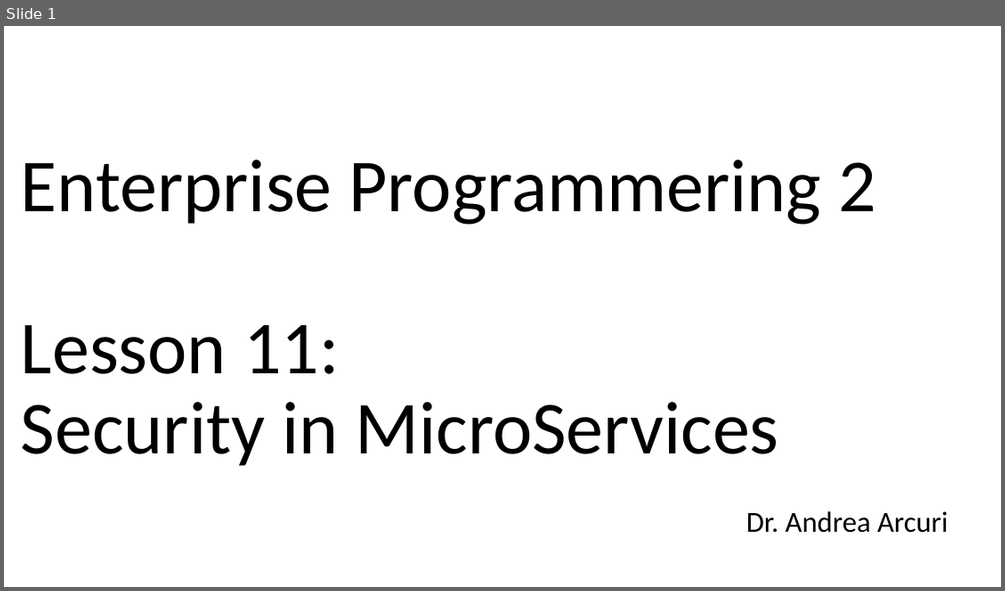
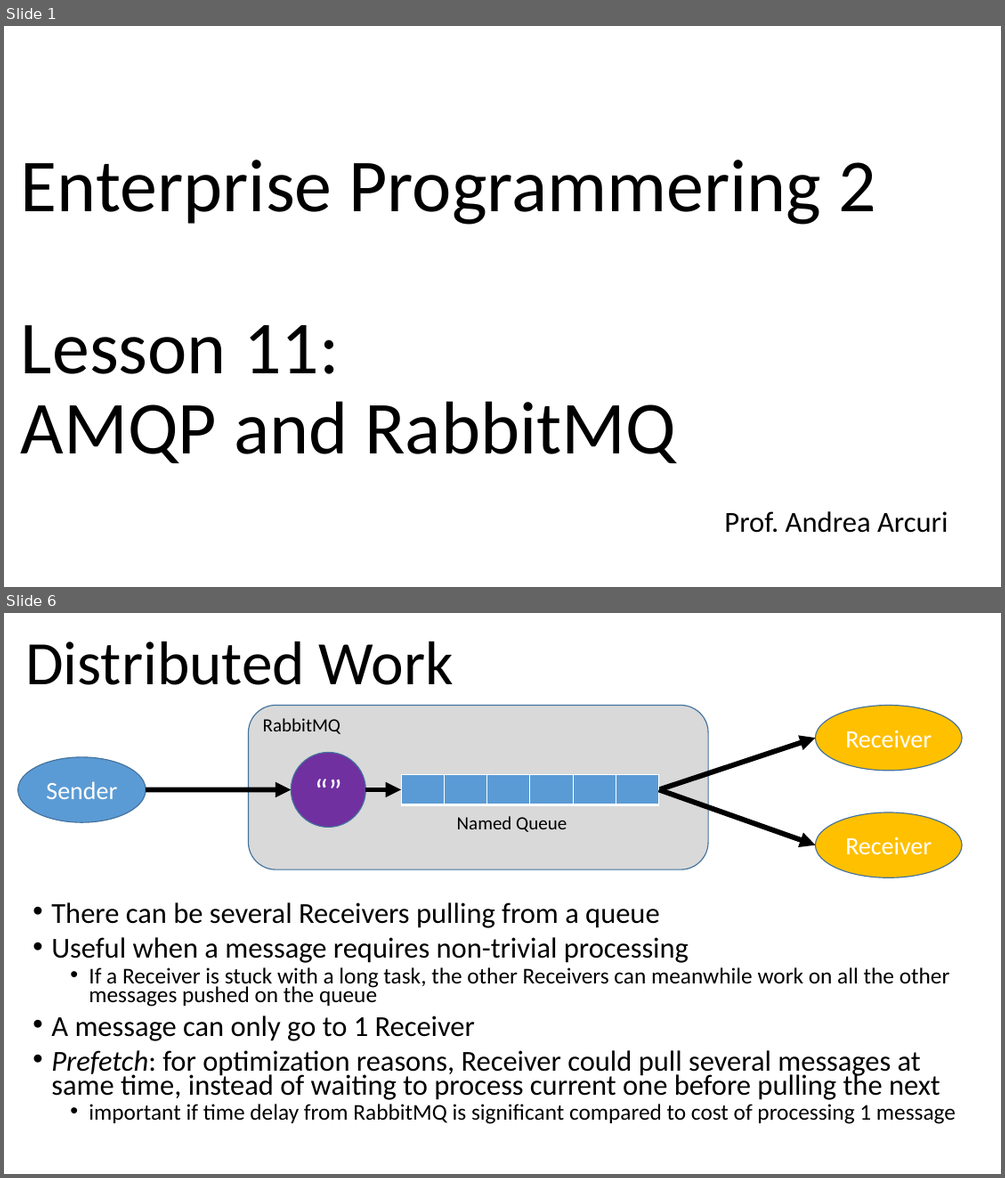
Before and after one commit to arcuri82/testing_security_development_enterprise_systems, a slide deck: doc/advanced/slides/lesson_11.pptx. Shown one above the other, each under a label of ours: slide 1 before the commit, slides 1 and 6 after it; the slides between them are not shown. The pictures are 1005x591 and 1005x1178 pixels, drawn with LibreOffice and Linux fonts; fonts in the diff are those of the drawing. Boxes give left, top, right and bottom in pixels: in the first picture for what was removed or moved away, otherwise in the second. Text is boxed around its words. In the diff, an @@ line names an element or a change of style, - is before the commit and + after.

```diff
--- a/doc/advanced/slides/lesson_11.pptx
+++ b/doc/advanced/slides/lesson_11.pptx
@@ slide 6 added at (x1=4, y1=613, x2=1001, y2=1174), background #FFFFFF @@
@@ title added at (x1=25, y1=641, x2=453, y2=685), 59.4 pt, text #000000 @@
+Distributed Work
@@ rounded rectangle added at (x1=249, y1=705, x2=708, y2=869), fill #D9D9D9, outline #43739E 1 pt @@
@@ text added at (x1=263, y1=718, x2=340, y2=734), 18 pt, text #000000 @@
+RabbitMQ
@@ ellipse added at (x1=816, y1=705, x2=962, y2=770), fill #FFC000, outline #43739E 1 pt, 24 pt, text #FFFFFF @@
+Receiver
@@ arrow added from (659, 789) to (816, 738), #000000 5 pt @@
@@ ellipse added at (x1=18, y1=757, x2=146, y2=822), fill #5B9BD5, outline #43739E 1 pt, 24 pt, text #FFFFFF @@
+Sender
@@ ellipse added at (x1=291, y1=752, x2=366, y2=827), fill #7030A0, outline #43739E 1 pt, 32 pt, text #FFFFFF @@
+“”
@@ arrow added from (146, 789) to (291, 789), #000000 5 pt @@
@@ arrow added from (366, 789) to (401, 789), #000000 5 pt @@
@@ table added at (x1=401, y1=774, x2=657, y2=805), 1 rows, 6 columns @@
+ |  |  |  |  | 
@@ arrow added from (659, 789) to (816, 844), #000000 5 pt @@
@@ text added at (x1=457, y1=816, x2=566, y2=832), 18 pt, text #000000 @@
+Named Queue
@@ ellipse added at (x1=816, y1=812, x2=962, y2=877), fill #FFC000, outline #43739E 1 pt, 24 pt, text #FFFFFF @@
+Receiver
@@ text added at (x1=51, y1=902, x2=955, y2=1124), 27.9 pt, text #000000 @@
+• There can be several Receivers pulling from a queue
+• Useful when a message requires non-trivial processing
+  • If a Receiver is stuck with a long task, the other Receivers can meanwhile work on all the other messages pushed on the queue
+• A message can only go to 1 Receiver
+• Prefetch: for optimization reasons, Receiver could pull several messages at same time, instead of waiting to process current one before pulling the next
+  • important if time delay from RabbitMQ is significant compared to cost of processing 1 message
@@ slide 1 changed as well @@
@@ title at (x1=21, y1=160, x2=876, y2=463): text changed @@
-Enterprise Programmering 2
-Lesson 11:
-Security in MicroServices
+Enterprise Programmering 2
+Lesson 11:
+AMQP and RabbitMQ
@@ subtitle at (x1=724, y1=511, x2=948, y2=532): text changed @@
-Dr. Andrea Arcuri
+Prof. Andrea Arcuri
```
Also in this commit, not shown: 2 other slides changed, 6 other slides added, 10 slides removed, 17 other files.
